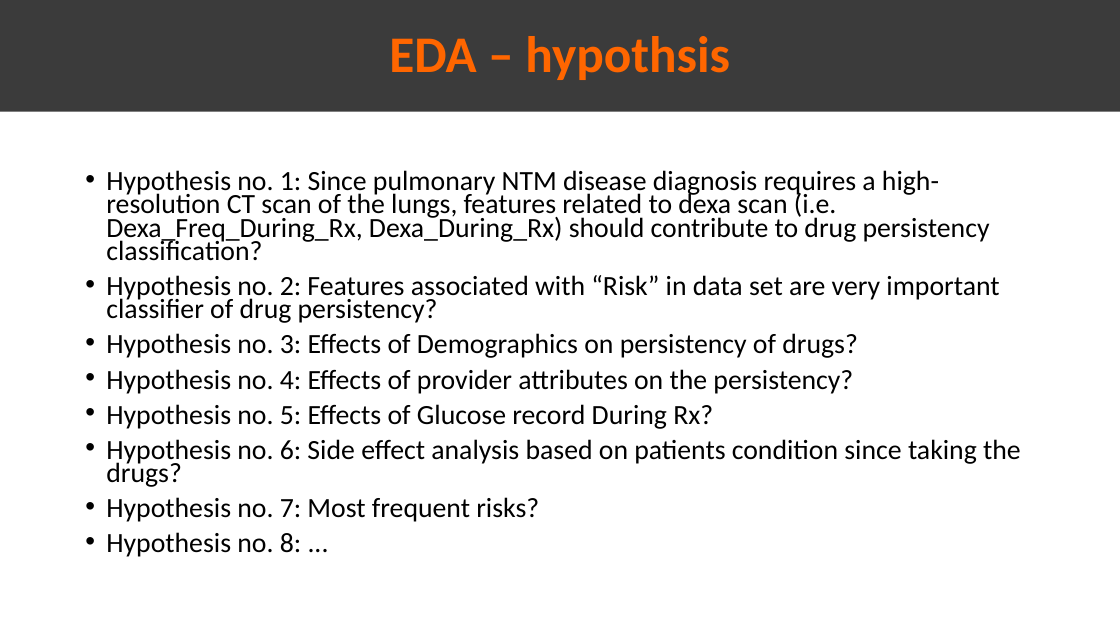
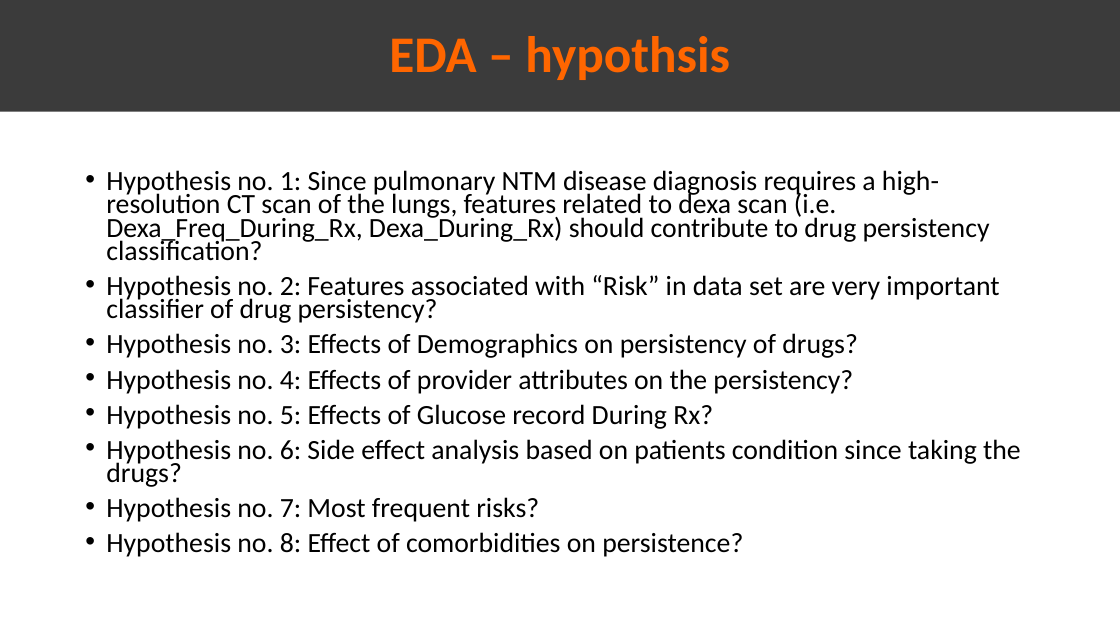
Before and after one commit to Omar-Safwat/HealthCare_project, a slide deck: slide 7 of Week_10-11/Presentation_EDA.pptx. Drawn at 1120x630 pixels with LibreOffice and Linux fonts; fonts in the diff are those of the drawing. Boxes give left, top, right and bottom in pixels: in the first picture for what was removed or moved away, otherwise in the second. Text is boxed around its words. In the diff, an @@ line names an element or a change of style, - is before the commit and + after.

```diff
--- a/Week_10-11/Presentation_EDA.pptx
+++ b/Week_10-11/Presentation_EDA.pptx
@@ text at box(106, 532, 743, 557): text changed @@
-• Hypothesis no. 8: ...
+• Hypothesis no. 8: Effect of comorbidities on persistence?
```
Also in this commit, not shown: 3 other slides changed.
